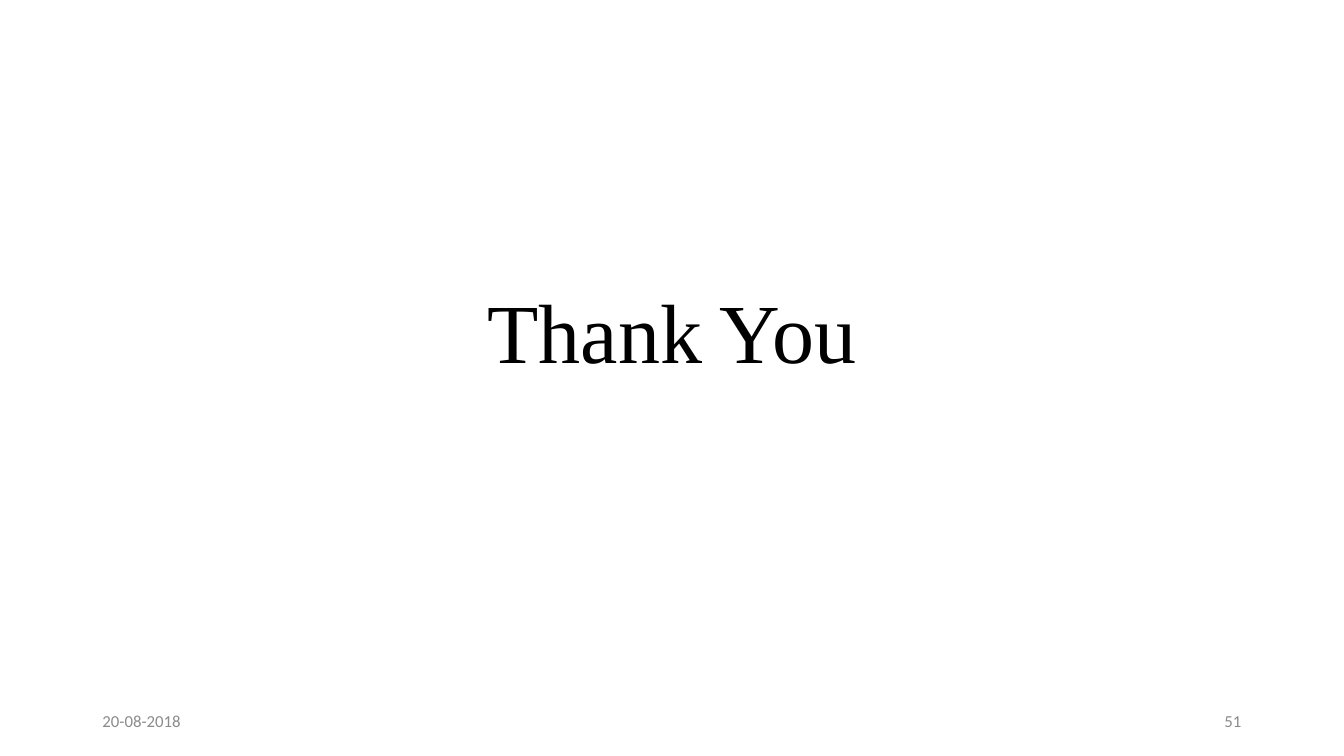
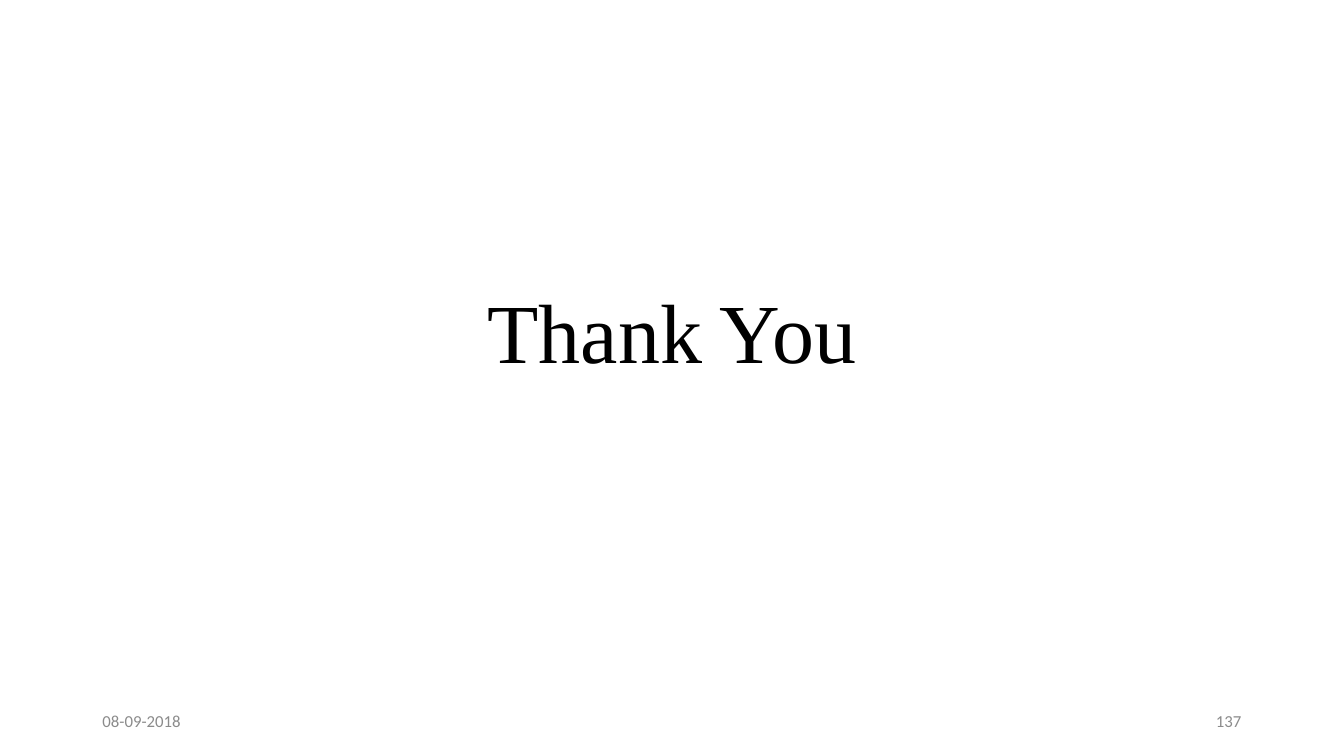
Before and after one commit to sumonkarmakar/Presentation, a slide deck: slide 137 of Operating System Presentation.pptx (slide 51 before the commit). Drawn at 1344x756 pixels with LibreOffice and Linux fonts; fonts in the diff are those of the drawing. Boxes give left, top, right and bottom in pixels: in the first picture for what was removed or moved away, otherwise in the second. Text is boxed around its words. In the diff, an @@ line names an element or a change of style, - is before the commit and + after.

```diff
--- a/Operating System Presentation.pptx
+++ b/Operating System Presentation.pptx
@@ text at [102,715,180,727]: text changed @@
-20-08-2018
+08-09-2018
@@ page number at [1216,716,1241,727]: text changed @@
-51
+137
```
Also in this commit, not shown: 50 other slides changed, 86 slides added.
